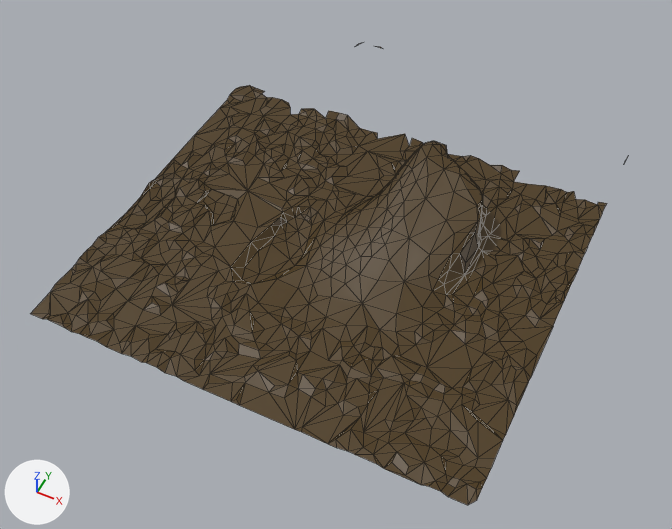
What one commit did to the FBX model Assets/FBX/Biomes/Bioma3.fbx.
Camera for both pictures: a 50 mm lens placed at (196.0, -615.0, 468.0), pointed at (0.0, -222.0, -23.0). The lights are fixed; the arrows at lower left show +X, +Y and +Z. Mesh edges are drawn as thin lines. Where no turn or scale is listed for an object, it has been applied to the vertices.

Names of what the first picture shows: 'Zone3'.
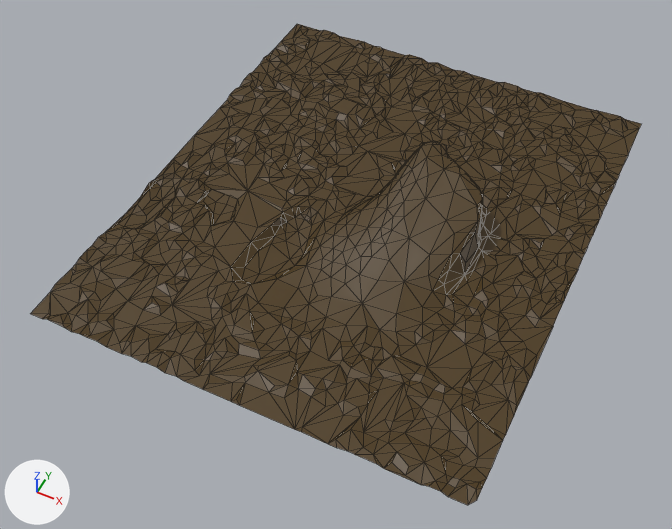
The change, as a diff of the scene's bpy script:
```diff
--- a/Assets/FBX/Biomes/Bioma3.fbx.py
+++ b/Assets/FBX/Biomes/Bioma3.fbx.py
@@ me_landscape_002 @@
 # used by ob_zone3; location = (2.1, -180.4, -3.8)
-me_landscape_002.from_pydata(...)  # 1069 vertices, 1828 faces; spans x -153.0..153.0, y -184.0..184.0, z -8.0..34.0
+me_landscape_002.from_pydata(...)  # 1467 vertices, 2554 faces; spans x -153.0..153.0, y -184.0..184.0, z -8.0..34.0
+# me_landscape_002 part 1: 398 vertices added at x -153.0..153.0, y 87.0..184.0, z -1.0..2.0
 me_landscape_002.materials.append(mat_material_010)
```

What differs and where, as boxes [x1, y1, x2, y2] in the pictures (672 x 529 px):
'Zone3', reshaped
    before: [31, 43, 626, 505]
    after: [31, 24, 641, 505]
part 1 of me_landscape_002, added (brown)
    after: [240, 24, 641, 205]
